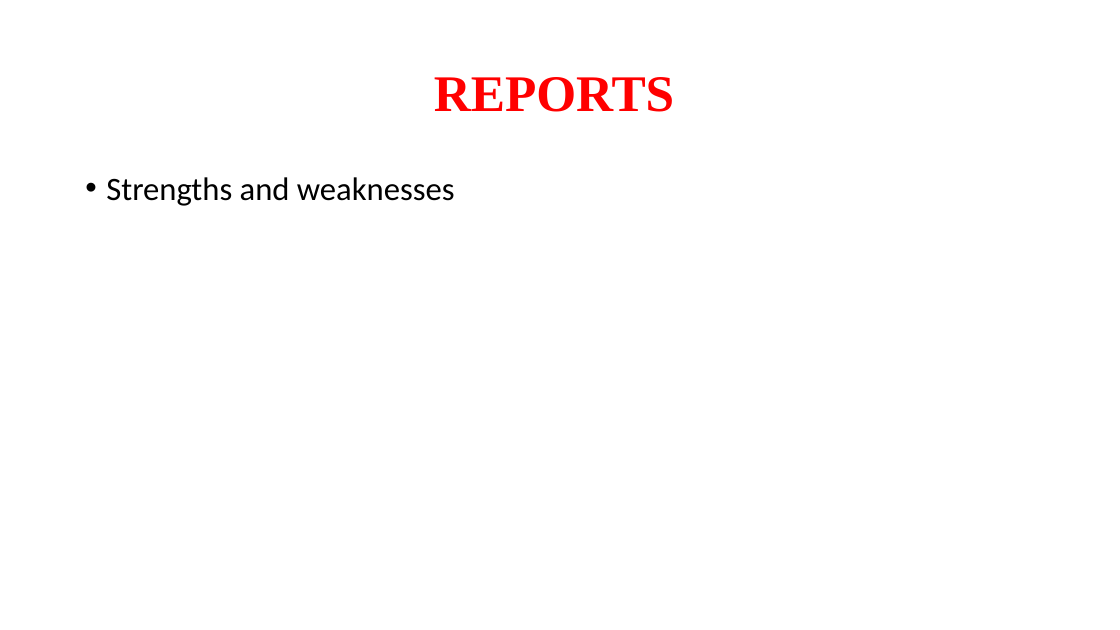
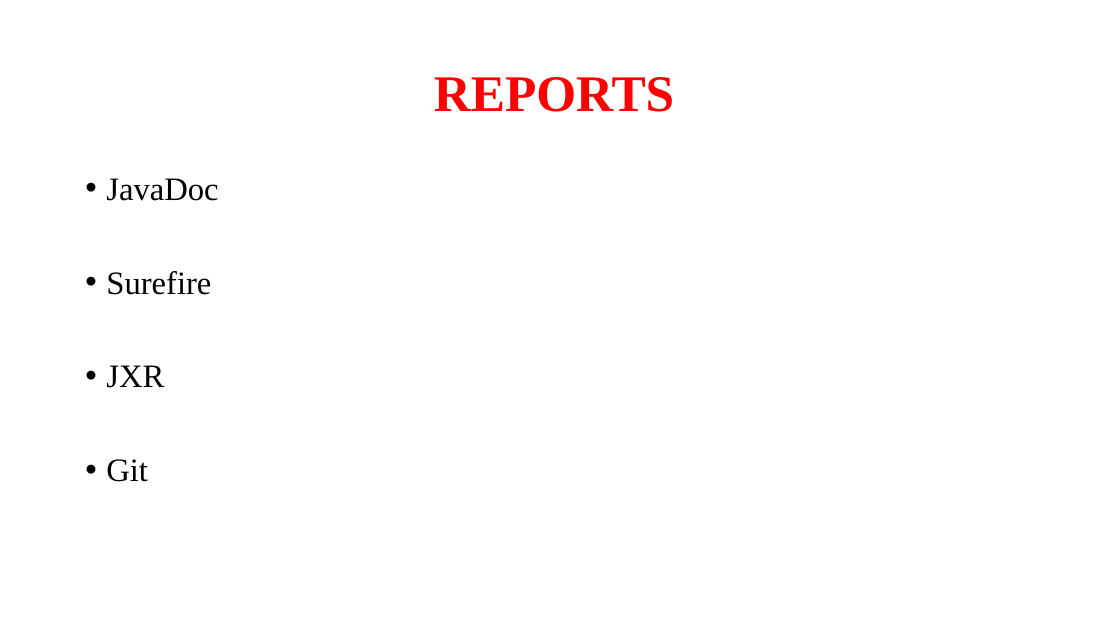
Before and after one commit to NGUESSIE-FABIOLA/BoulderDash, a slide deck: slide 9 of masterpom/PROJET UML.pptx. Drawn at 1120x630 pixels with LibreOffice and Linux fonts; fonts in the diff are those of the drawing. Boxes give left, top, right and bottom in pixels: in the first picture for what was removed or moved away, otherwise in the second. Text is boxed around its words. In the diff, an @@ line names an element or a change of style, - is before the commit and + after.

```diff
--- a/masterpom/PROJET UML.pptx
+++ b/masterpom/PROJET UML.pptx
@@ text at bbox=[106, 178, 218, 482]: text changed; font Calibri to Times New Roman @@
-• Strengths and weaknesses
+• JavaDoc
+• Surefire
+• JXR
+• Git
```
Also in this commit, not shown: 6 other slides changed, 2 slides added, 1 slide removed.
